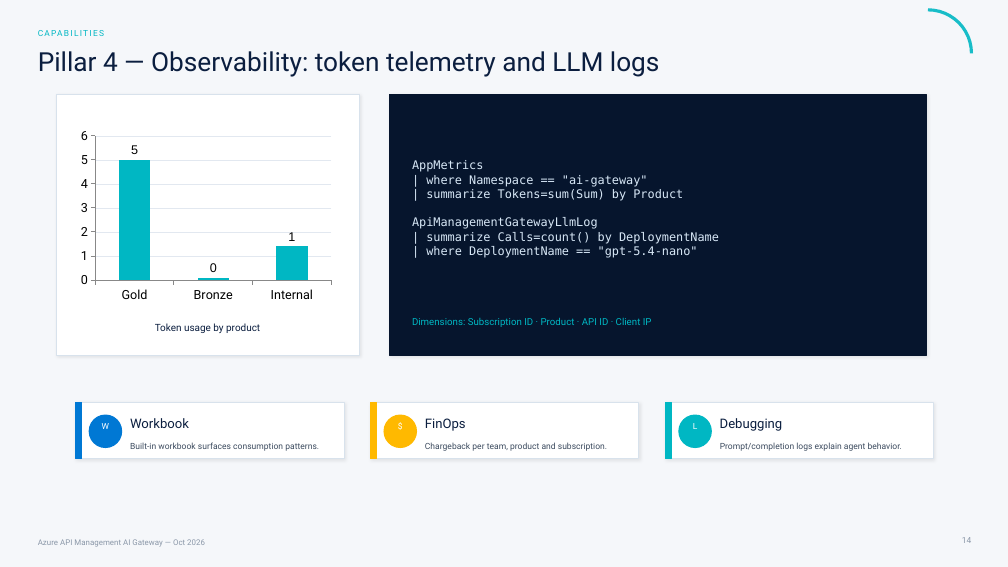
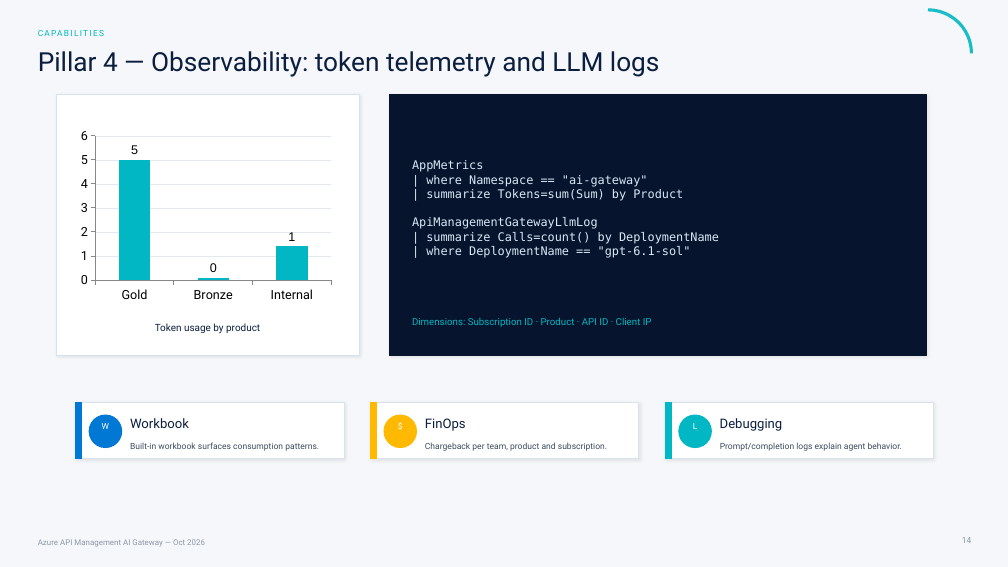
Before and after one commit to frkim/apim-demo, a slide deck: slide 14 of docs/presentations/apim-ai-gateway-session.pptx. Drawn at 1008x567 pixels with LibreOffice and Linux fonts; fonts in the diff are those of the drawing. Boxes give left, top, right and bottom in pixels: in the first picture for what was removed or moved away, otherwise in the second. Text is boxed around its words. In the diff, an @@ line names an element or a change of style, - is before the commit and + after.

```diff
--- a/docs/presentations/apim-ai-gateway-session.pptx
+++ b/docs/presentations/apim-ai-gateway-session.pptx
@@ text at bbox=[426, 246, 691, 258]: text changed @@
-| where DeploymentName == "gpt-5.4-nano"
+| where DeploymentName == "gpt-6.1-sol"
```
Also in this commit, not shown: 11 other slides changed, 32 other files.
